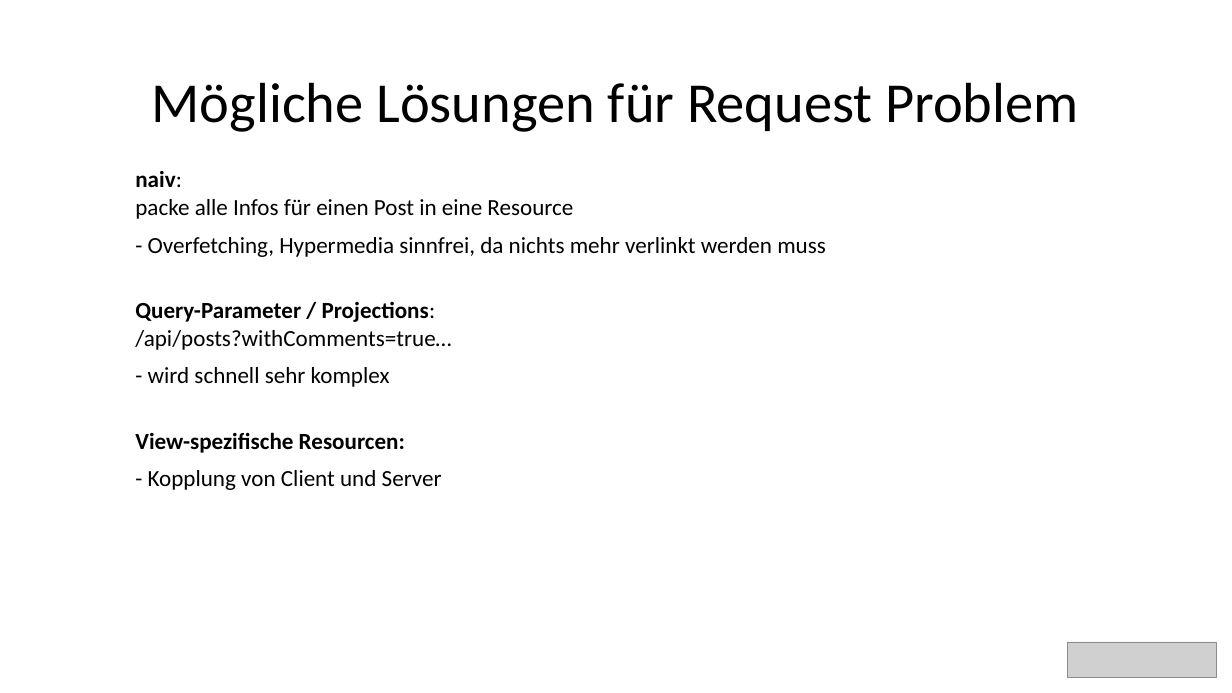
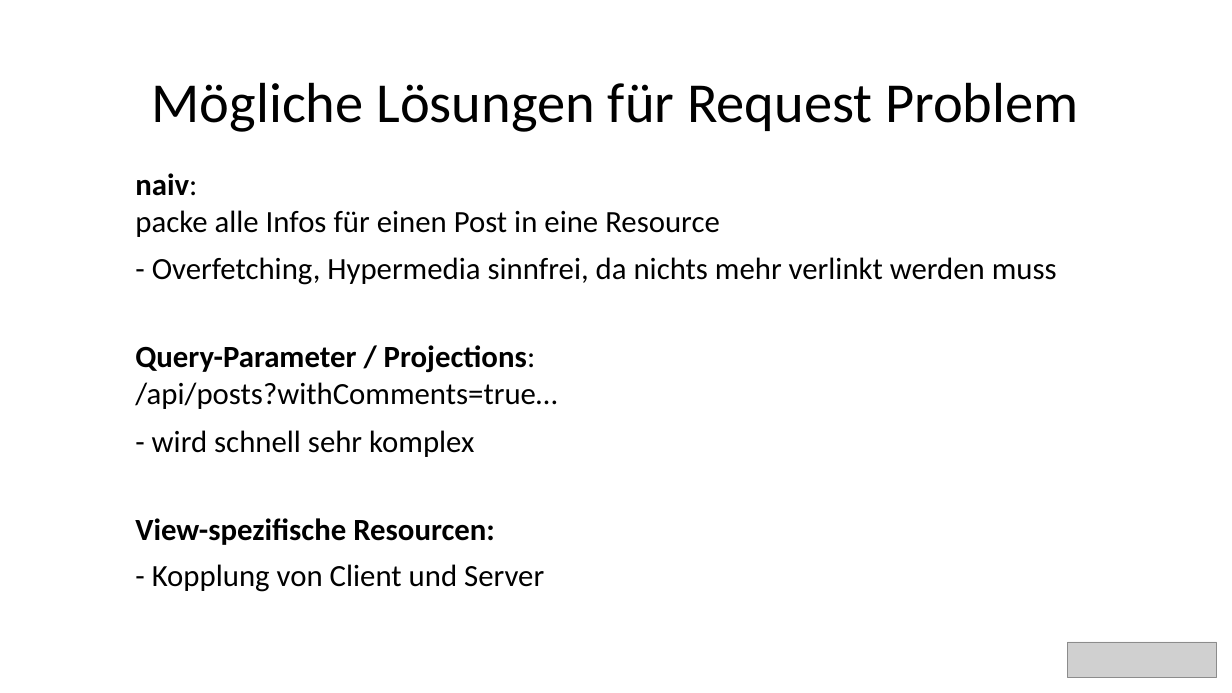
Before and after one commit to bytePassion/GraphQL-Talk, a slide deck: slide 5 of slides/GraphqlSlides.pptx (slide 6 before the commit). Drawn at 1232x693 pixels with LibreOffice and Linux fonts; fonts in the diff are those of the drawing; grey boxes stand for pictures. Boxes give left, top, right and bottom in pixels: in the first picture for what was removed or moved away, otherwise in the second. Text is boxed around its words. In the diff, an @@ line names an element or a change of style, - is before the commit and + after.

```diff
--- a/slides/GraphqlSlides.pptx
+++ b/slides/GraphqlSlides.pptx
@@ text "- Overfetching, Hypermedia sinnfrei, da ...": place and size @@
-text "- Overfetching, Hypermedia sinnfrei, da ..." at [148,237,826,257]
+text "- Overfetching, Hypermedia sinnfrei, da ..." at [152,257,1057,285]
@@ text "Query-Parameter / Projections:": place and size @@
-text "Query-Parameter / Projections:" at [135,302,451,350]
+text "Query-Parameter / Projections:" at [135,345,557,409]
@@ text "- wird schnell sehr komplex": place and size @@
-text "- wird schnell sehr komplex" at [148,367,390,387]
+text "- wird schnell sehr komplex" at [152,430,474,457]
@@ text "View-spezifische Resourcen:": place and size @@
-text "View-spezifische Resourcen:" at [135,432,405,453]
+text "View-spezifische Resourcen:" at [135,518,495,545]
@@ size 18 to 24 pt in 6 elements at [135,173,720,237], [135,345,557,409], [152,257,1057,285], [152,430,474,457], [135,518,495,545], [152,564,544,592] @@
@@ text "- Kopplung von Client und ...": place and size @@
-text "- Kopplung von Client und ..." at [148,470,442,490]
+text "- Kopplung von Client und ..." at [152,564,544,592]
```
Also in this commit, not shown: 8 other slides changed, 7 slides removed.
